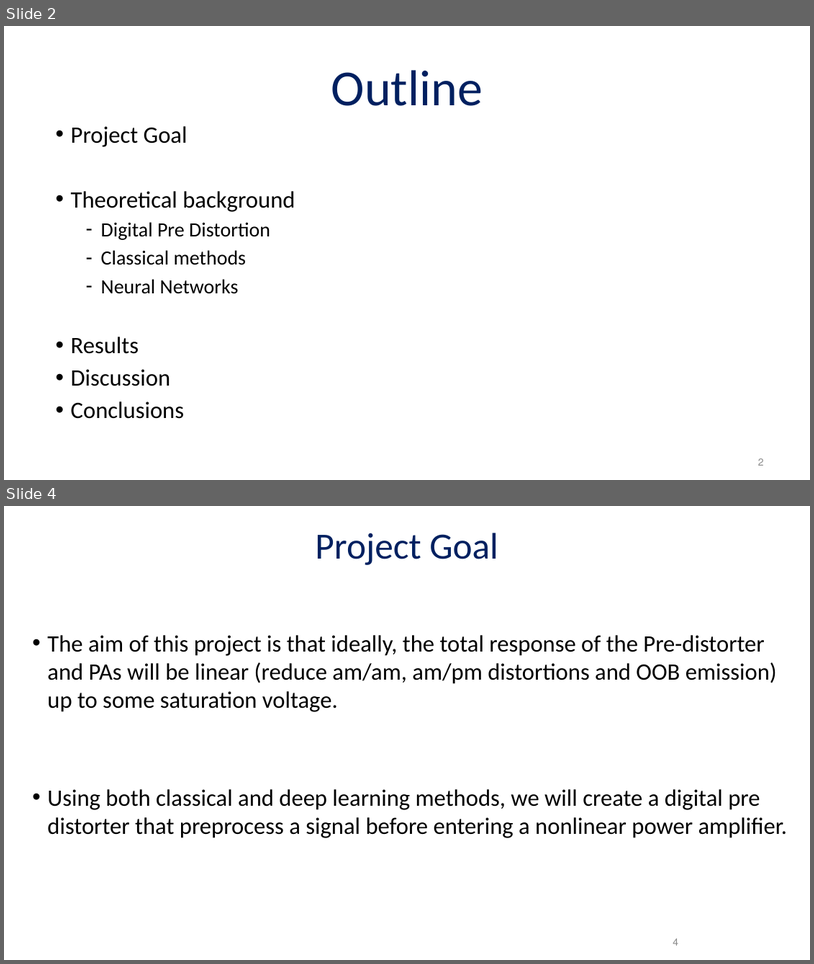
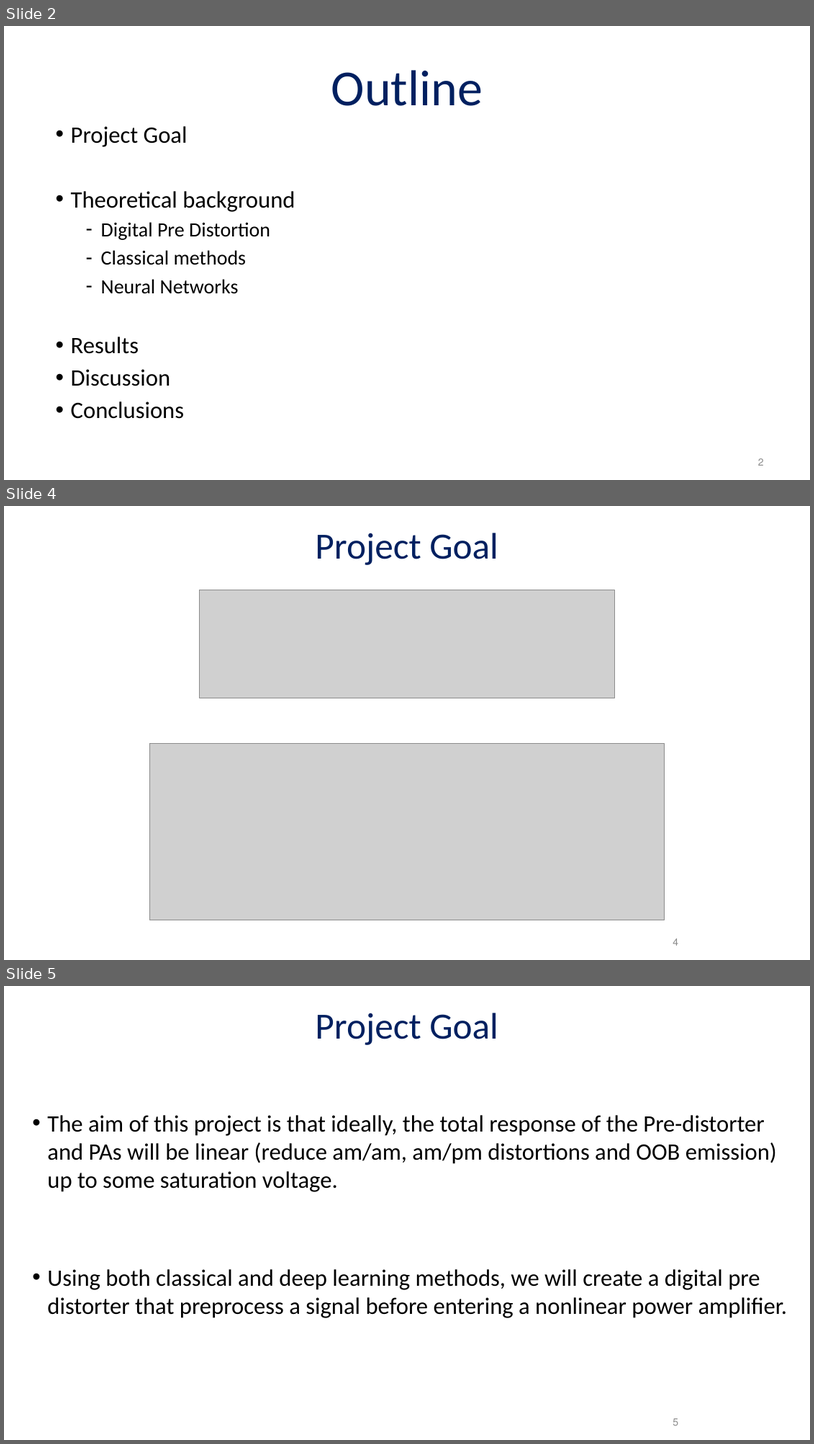
Before and after one commit to AdirCN/DPD, a slide deck: documents/Final Presentation.pptx. Shown one above the other, each under a label of ours: slides 2 and 4 before the commit, slides 2, 4 and 5 after it; the slides between them are not shown. The pictures are 814x964 and 814x1444 pixels, drawn with LibreOffice and Linux fonts; fonts in the diff are those of the drawing; grey boxes stand for pictures. Boxes give left, top, right and bottom in pixels: in the first picture for what was removed or moved away, otherwise in the second. Text is boxed around its words. In the diff, an @@ line names an element or a change of style, - is before the commit and + after.

```diff
--- a/documents/Final Presentation.pptx
+++ b/documents/Final Presentation.pptx
@@ slide 4 added at (4, 506, 810, 960), background #FFFFFF @@
@@ text added at (315, 533, 499, 565), 44 pt, text #002060 @@
+Project Goal
@@ picture added at (199, 590, 615, 698) @@
@@ picture added at (149, 743, 664, 920) @@
@@ page number added at (673, 938, 679, 945), 12 pt, text #8C8C8C @@
+4
@@ what was slide 4 is now slide 5 @@
@@ page number at (673, 1418, 679, 1425): text changed @@
-4
+5
```
Also in this commit, not shown: 9 slides changed, 2 other slides added, 1 other file.
